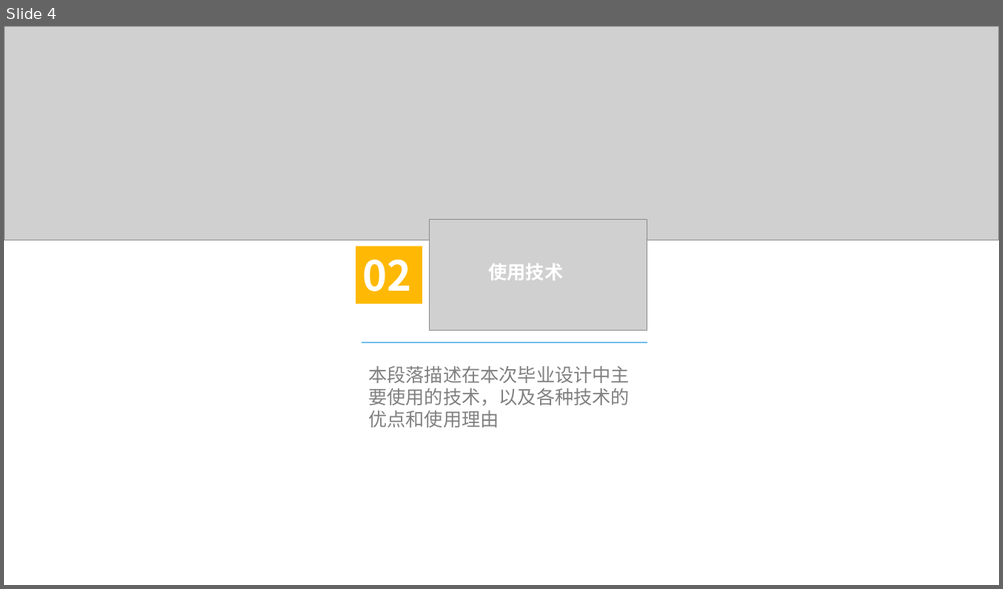
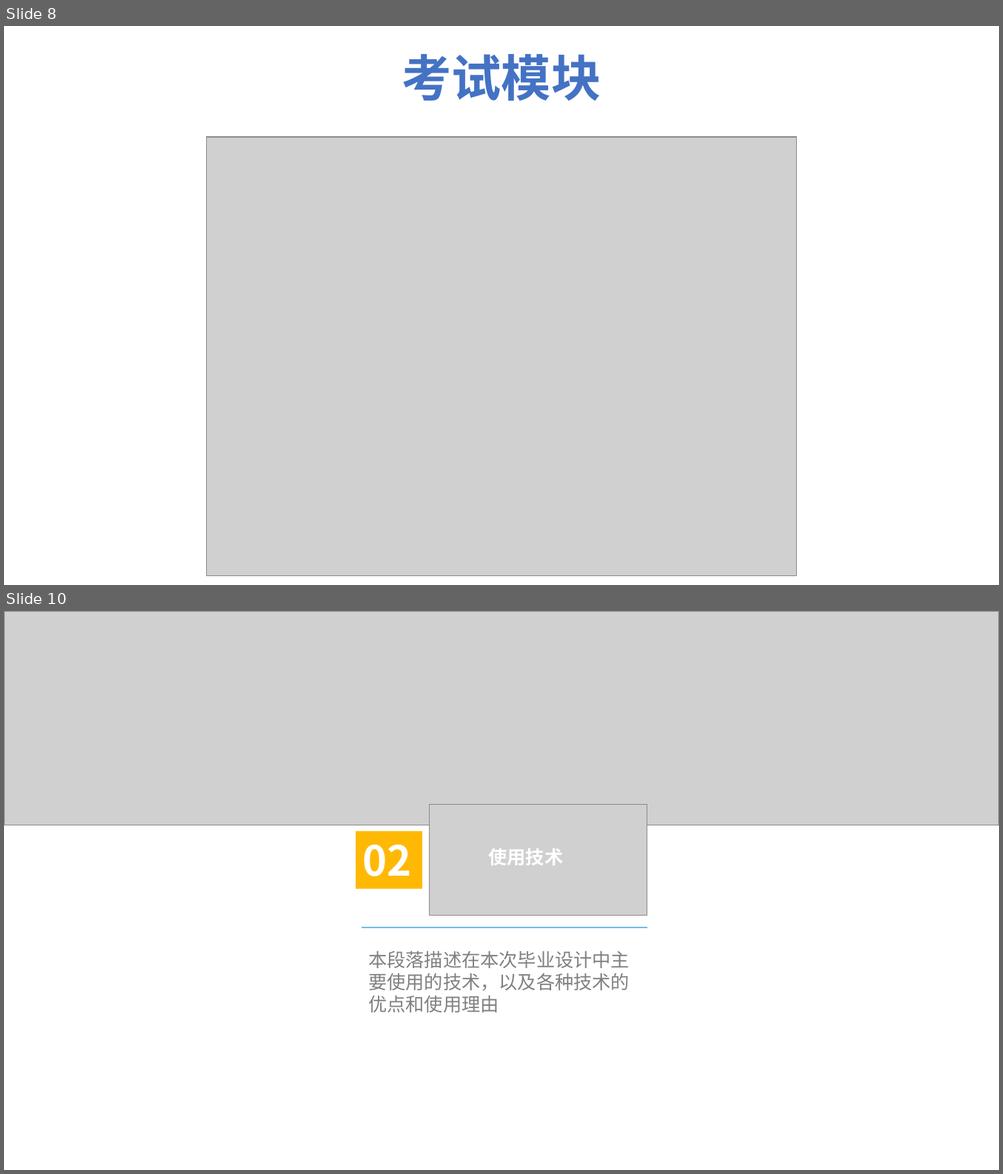
Before and after one commit to HolyShiftt/teach, a slide deck: document/中期答辩.pptx. Shown one above the other, each under a label of ours: slide 4 before the commit, slides 8 and 10 after it; the slides between them are not shown. The pictures are 1003x589 and 1003x1174 pixels, drawn with LibreOffice and Linux fonts; fonts in the diff are those of the drawing; grey boxes stand for pictures; background and template pictures are left out. Boxes give left, top, right and bottom in pixels: in the first picture for what was removed or moved away, otherwise in the second. Text is boxed around its words. In the diff, an @@ line names an element or a change of style, - is before the commit and + after.

```diff
--- a/document/中期答辩.pptx
+++ b/document/中期答辩.pptx
@@ slide 8 added at bbox=[4, 26, 999, 585], background picture (left out) @@
@@ text added at bbox=[401, 54, 600, 101], 48 pt, text #4472C4, bold @@
+考试模块
@@ picture added at bbox=[206, 137, 797, 577] @@
@@ what was slide 4 is now slide 10 @@
```
Also in this commit, not shown: 7 slides changed, 5 other slides added, 17 slides removed, 3 other files.
